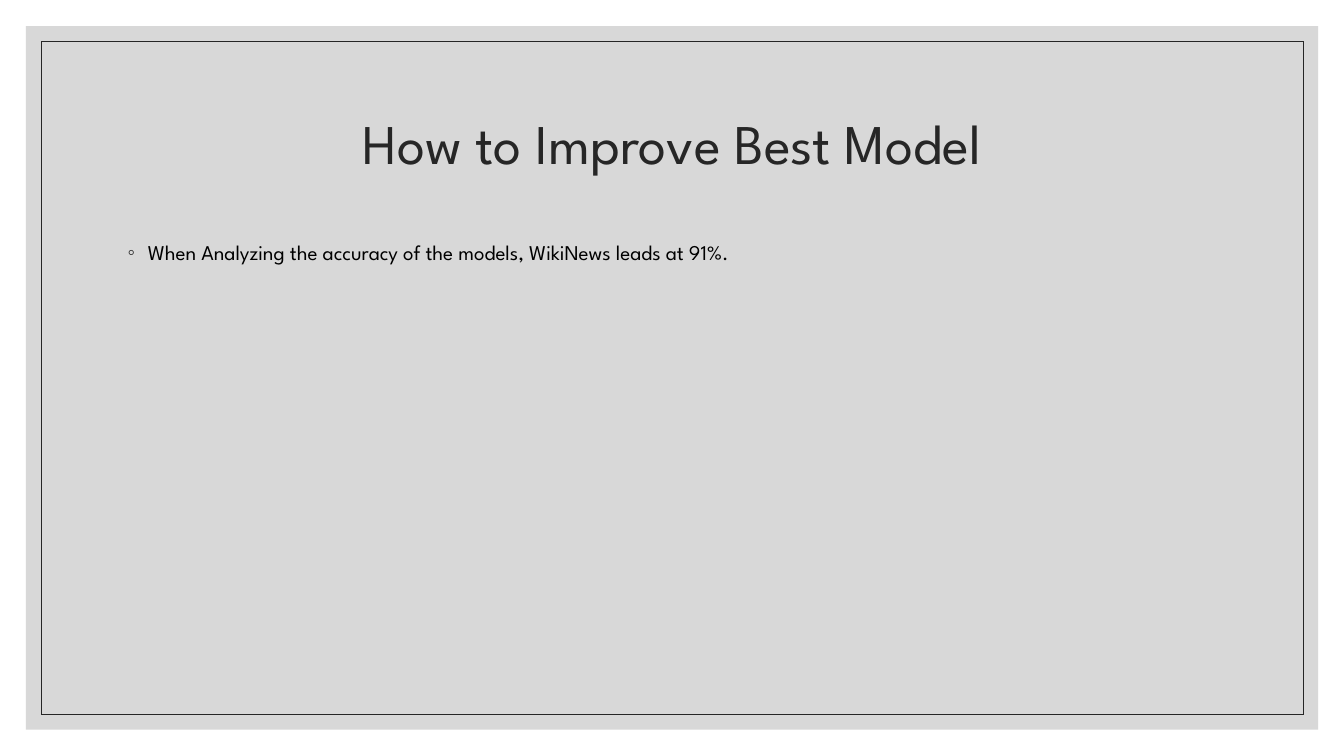
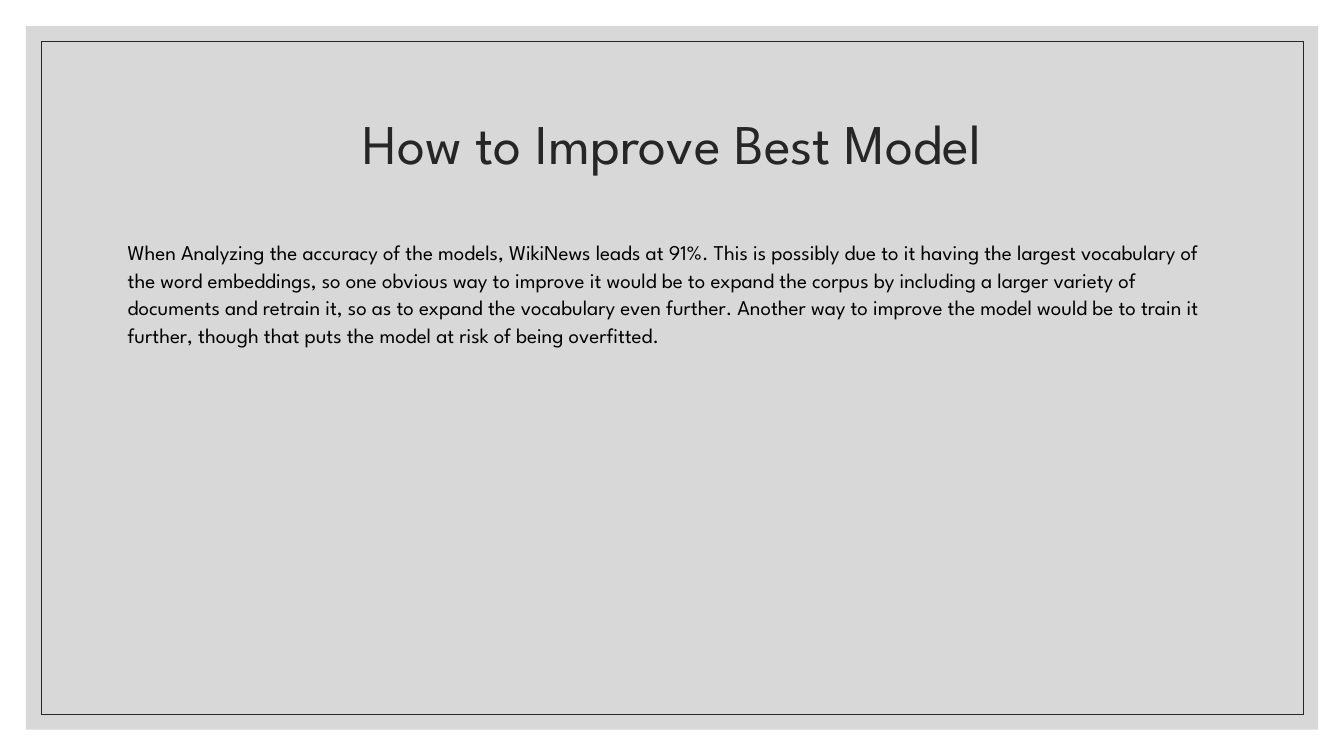
Before and after one commit to jaredcohen1998/comp472-miniproject3, a slide deck: slide 4 of presentation/Analysis.pptx. Drawn at 1344x756 pixels with LibreOffice and Linux fonts; fonts in the diff are those of the drawing. Boxes give left, top, right and bottom in pixels: in the first picture for what was removed or moved away, otherwise in the second. Text is boxed around its words. In the diff, an @@ line names an element or a change of style, - is before the commit and + after.

```diff
--- a/presentation/Analysis.pptx
+++ b/presentation/Analysis.pptx
@@ text at <box>128,245,1199,348</box>: text changed @@
-◦ When Analyzing the accuracy of the models, WikiNews leads at 91%.
+When Analyzing the accuracy of the models, WikiNews leads at 91%. This is possibly due to it having the largest vocabulary of the word embeddings, so one obvious way to improve it would be to expand the corpus by including a larger variety of documents and retrain it, so as to expand the vocabulary even further. Another way to improve the model would be to train it further, though that puts the model at risk of being overfitted.
```
Also in this commit, not shown: 1 other slide changed.
